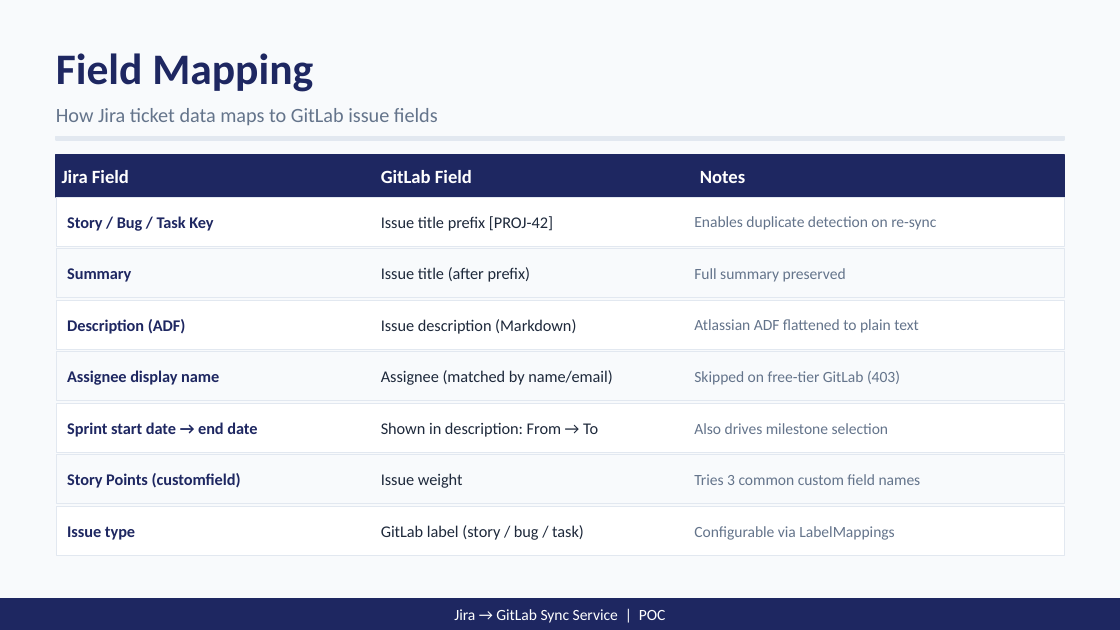
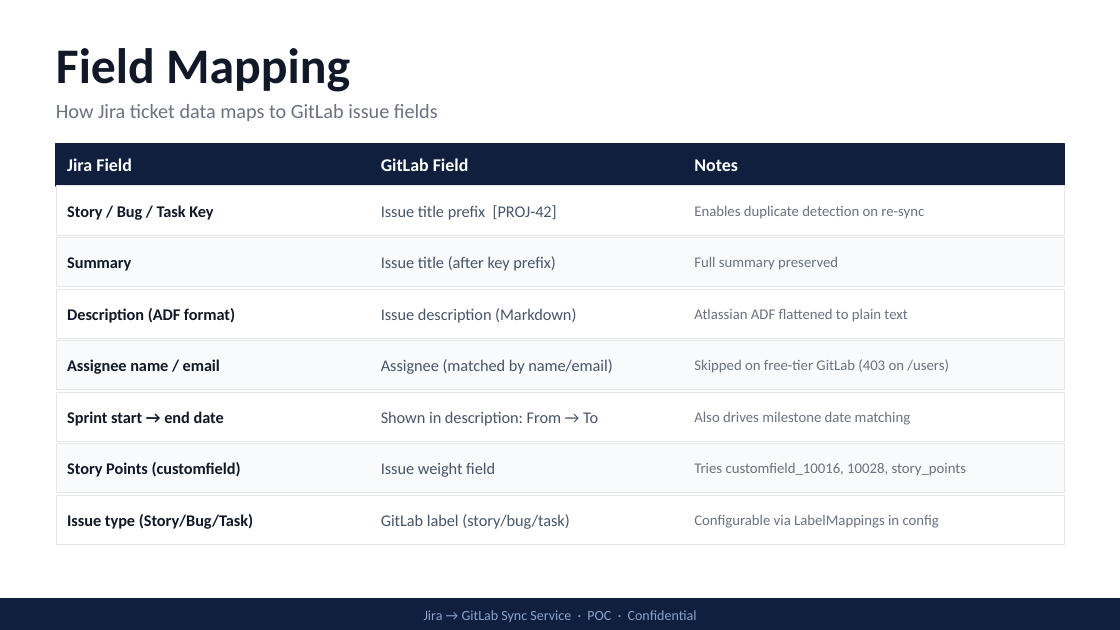
Before and after one commit to raghusingh/Jira_to_Gitlab_Backlog_Movement, a slide deck: slide 6 of JiraGitLabSync_POC.pptx. Drawn at 1120x630 pixels with LibreOffice and Linux fonts; fonts in the diff are those of the drawing. Boxes give left, top, right and bottom in pixels: in the first picture for what was removed or moved away, otherwise in the second. Text is boxed around its words. In the diff, an @@ line names an element or a change of style, - is before the commit and + after.

```diff
--- a/JiraGitLabSync_POC.pptx
+++ b/JiraGitLabSync_POC.pptx
@@ background #F8FAFC to #FFFFFF @@
@@ text "Field Mapping" at (56,48,350,92): size 28 to 32 pt, text colour #1E2761 to #111827 @@
@@ text "How Jira ticket data maps ..." at (56,104,438,121): text colour #64748B to #6B7280 @@
@@ rectangle: place and size @@
-rectangle at (56,137,1064,140)
+rectangle at (56,143,1064,186)
@@ rectangle at (56,143,1064,186): fill #E2E8F0 to #0F1F3D; outline #E2E8F0 1 pt to #0F1F3D 1 pt @@
@@ text "Jira Field": place and size @@
-text "Jira Field" at (62,170,129,183)
+text "Jira Field" at (67,158,132,171)
@@ text "GitLab Field": place and size @@
-text "GitLab Field" at (381,170,472,183)
+text "GitLab Field" at (381,158,469,171)
@@ size 12 to 11.5 pt in 3 elements at (67,158,132,171), (381,158,469,171), (694,159,738,171) @@
@@ text "Notes": place and size @@
-text "Notes" at (700,171,745,183)
+text "Notes" at (694,159,738,171)
@@ rectangle removed at (56,155,1064,197) @@
@@ text "Enables duplicate detection on re-sync": place and size @@
-text "Enables duplicate detection on re-sync" at (694,216,936,230)
+text "Enables duplicate detection on re-sync" at (694,206,924,219)
@@ text colour #1E2761 to #111827 in 3 elements at (67,462,241,477), (67,205,213,220), (67,257,131,271) @@
@@ text "Full summary preserved": place and size @@
-text "Full summary preserved" at (694,268,846,282)
+text "Full summary preserved" at (694,257,838,270)
@@ text at (381,256,555,271): text changed; text colour #1E293B to #475569 @@
-Issue title (after prefix)
+Issue title (after key prefix)
@@ size 10 to 9.5 pt, text colour #64748B to #6B7280 in 3 elements at (694,206,924,219), (694,257,838,270), (694,309,907,322) @@
@@ text "Atlassian ADF flattened to plain ...": place and size @@
-text "Atlassian ADF flattened to plain ..." at (694,319,918,333)
+text "Atlassian ADF flattened to plain ..." at (694,309,907,322)
@@ text at (67,308,235,323): text changed; text colour #1E2761 to #111827 @@
-Description (ADF)
+Description (ADF format)
@@ text at (67,359,220,374): text changed; text colour #1E2761 to #111827 @@
-Assignee display name
+Assignee name / email
@@ text at (694,359,949,373): text changed; size 10 to 9.5 pt; text colour #64748B to #6B7280 @@
-Skipped on free-tier GitLab (403)
+Skipped on free-tier GitLab (403 on /users)
@@ text at (67,411,224,426): text changed; text colour #1E2761 to #111827 @@
-Sprint start date → end date
+Sprint start → end date
@@ text colour #1E293B to #475569 in 4 elements at (381,205,557,220), (381,308,576,323), (381,359,612,374), (381,411,598,426) @@
@@ text at (694,412,911,425): text changed; size 10 to 9.5 pt; text colour #64748B to #6B7280 @@
-Also drives milestone selection
+Also drives milestone date matching
@@ text at (381,462,495,477): text changed; text colour #1E293B to #475569 @@
-Issue weight
+Issue weight field
@@ text removed at (694,474,921,485) @@
-Tries 3 common custom field names
@@ text added at (694,463,967,476), 9.5 pt, text #6B7280 @@
+Tries customfield_10016, 10028, story_points
@@ 7 texts, 7 rectangles: place and size @@
-7 texts, 7 rectangles at (56,197,1064,556)
+7 texts, 7 rectangles at (56,186,1064,544)
@@ outline #E2E8F0 0.5 pt to #E5E7EB 0.5 pt in 7 elements at (56,444,1064,493), (56,186,1064,235), (56,237,1064,287), (56,289,1064,338), (56,340,1064,390), (56,392,1064,441), (56,495,1064,544) @@
@@ text at (67,514,253,529): text changed; text colour #1E2761 to #111827 @@
-Issue type
+Issue type (Story/Bug/Task)
@@ text at (381,514,569,529): text changed; text colour #1E293B to #475569 @@
-GitLab label (story / bug / task)
+GitLab label (story/bug/task)
@@ text at (694,515,939,528): text changed; size 10 to 9.5 pt; text colour #64748B to #6B7280 @@
-Configurable via LabelMappings
+Configurable via LabelMappings in config
@@ rectangle at (0,599,1120,630): fill #1E2761 to #0F1F3D; outline #1E2761 1 pt to #0F1F3D 1 pt @@
@@ text at (424,610,697,622): text changed; size 10 to 9 pt; text colour #FFFFFF to #8BA3CC @@
-Jira → GitLab Sync Service | POC
+Jira → GitLab Sync Service · POC · Confidential
```
Also in this commit, not shown: 9 other slides changed, 2 slides added, 1 slide removed, 2 other files.
